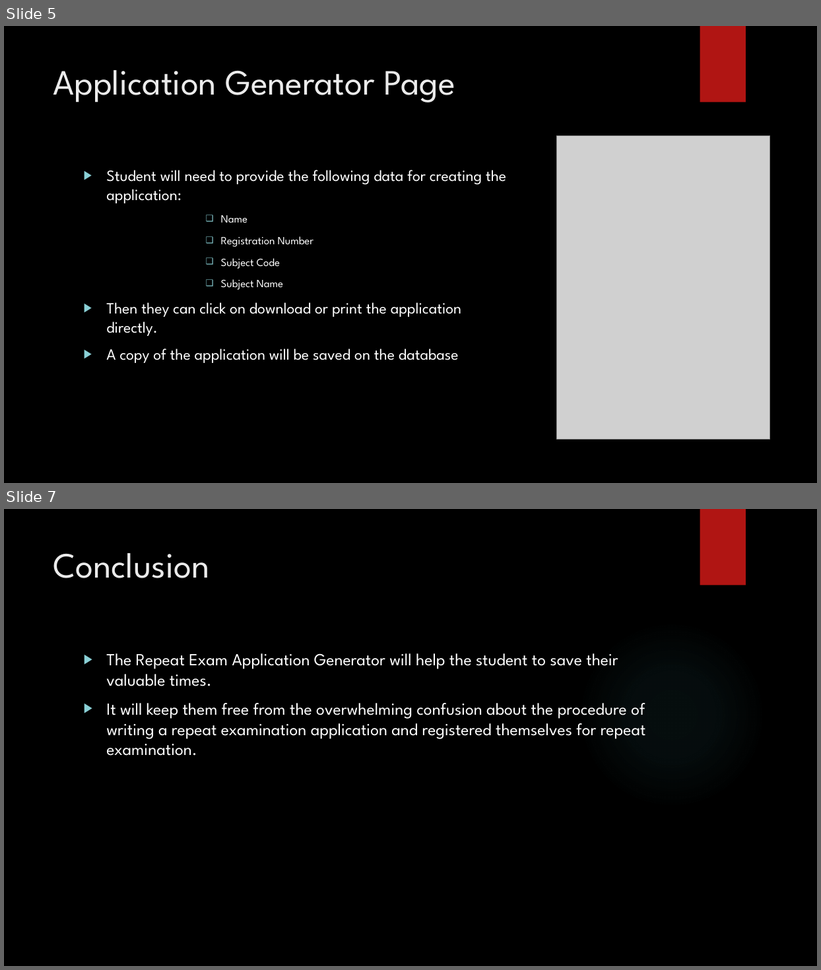
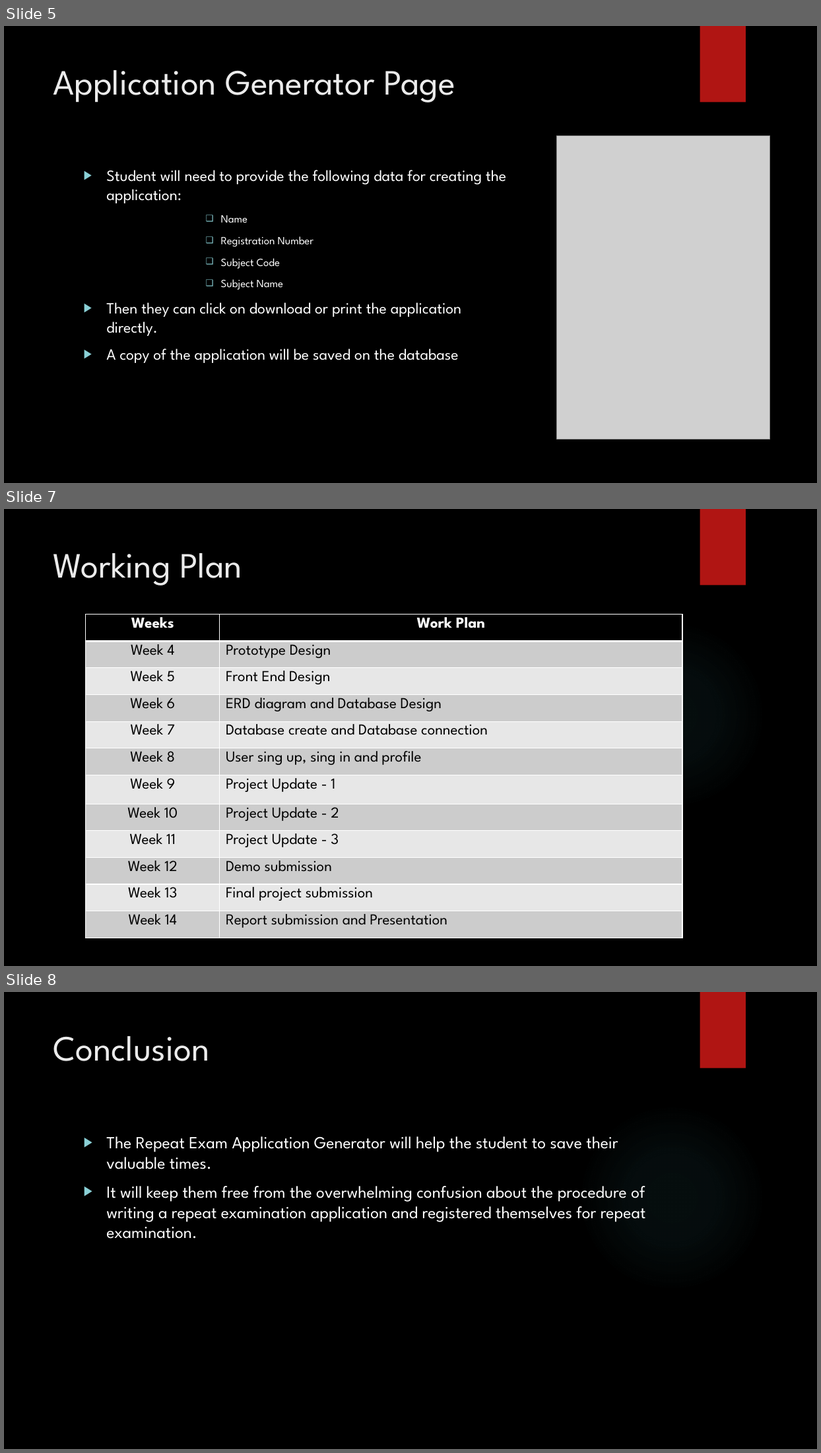
Before and after one commit to mehedishakeel/UAP-Repeat-Exam-Registration---Application-Generator, a slide deck: Repeat-Exam-Form-Generator-Copy.pptx. Shown one above the other, each under a label of ours: slides 5 and 7 before the commit, slides 5, 7 and 8 after it; the slides between them are not shown. The pictures are 821x970 and 821x1453 pixels, drawn with LibreOffice and Linux fonts; fonts in the diff are those of the drawing; grey boxes stand for pictures; background and template pictures are left out. Boxes give left, top, right and bottom in pixels: in the first picture for what was removed or moved away, otherwise in the second. Text is boxed around its words. In the diff, an @@ line names an element or a change of style, - is before the commit and + after.

```diff
--- a/Repeat-Exam-Form-Generator-Copy.pptx
+++ b/Repeat-Exam-Form-Generator-Copy.pptx
@@ slide 7 added at <box>4,509,817,966</box>, background picture (left out); not listed: 2 template elements that a slide beside it also shows @@
@@ title added at <box>54,553,242,586</box>, 42 pt, text #EBEBEB @@
+Working Plan
@@ table added at <box>86,615,683,939</box>, 12 rows, 2 columns @@
+Weeks | Work Plan
+Week 4 | Prototype Design
+Week 5 | Front End Design
+Week 6 | ERD diagram and Database Design
+Week 7 | Database create and Database connection
+Week 8 | User sing up, sing in and profile
+Week 9 | Project Update - 1
+Week 10 | Project Update - 2
+Week 11 | Project Update - 3
+Week 12 | Demo submission
+Week 13 | Final project submission
+Week 14 | Report submission and Presentation
@@ what was slide 7 is now slide 8 @@
```
Also in this commit, not shown: 2 slides changed, 1 other file.
